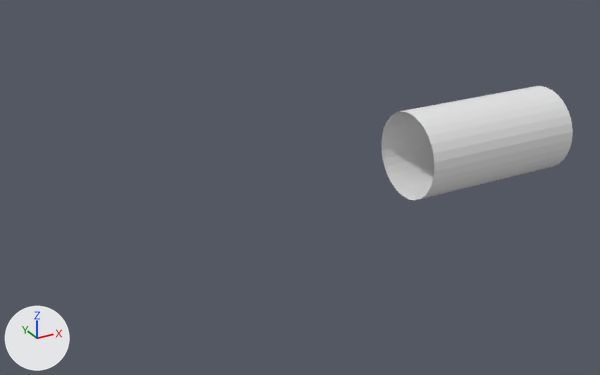
An edit to the FBX model SlavicVJam/Assets/Mesh/Tunnel.fbx, drawn before and after from the same camera.
The view is the same before and after, from a 50 mm lens placed at (-133.7, -139.4, 67.8), pointed at (-56.0, 1.9, -2.8). Lighting does not change. The marker at lower left points along +X, +Y and +Z. Vertices at the same position are counted once.
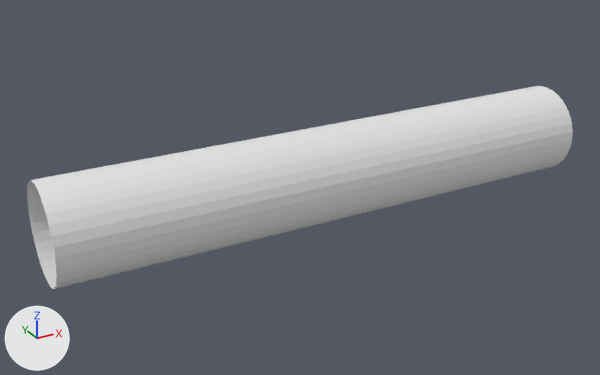
Where the change shows, as pixel boxes (x1, y1, x2, y2) in the pictures (600 x 375 px):
'Cylinder', reshaped (183% wider, 77% taller): before (381, 86, 573, 200); after (27, 86, 573, 289)
part 1 of me_cylinder, built on: before (381, 110, 437, 200); after (27, 110, 437, 289)

The edits, one by one:
me_cylinder is used by ob_cylinder; location (0.0, 0.0, 0.0).
me_cylinder had 127 vertices, 64 faces and spanned x -30.0..10.0, y -10.0..10.0, z -10.0..10.0.
me_cylinder now has 379 vertices, 192 faces and spans x -110.0..10.0, y -10.0..10.0, z -10.0..10.0.
Part 1, on me_cylinder:
32 faces are deleted.
95 vertices are added at x -110.0..-70.0, y -10.0..10.0, z -10.0..10.0.
63 new vertices lie (-20.0, 0.0, 0.0) away from vertices in x -30.0..-10.0, y -10.0..10.0, z -10.0..10.0.
94 new vertices lie (20.0, 0.0, 0.0) away from vertices in x -110.0..-70.0, y -10.0..10.0, z -10.0..10.0.
160 new faces join them.
